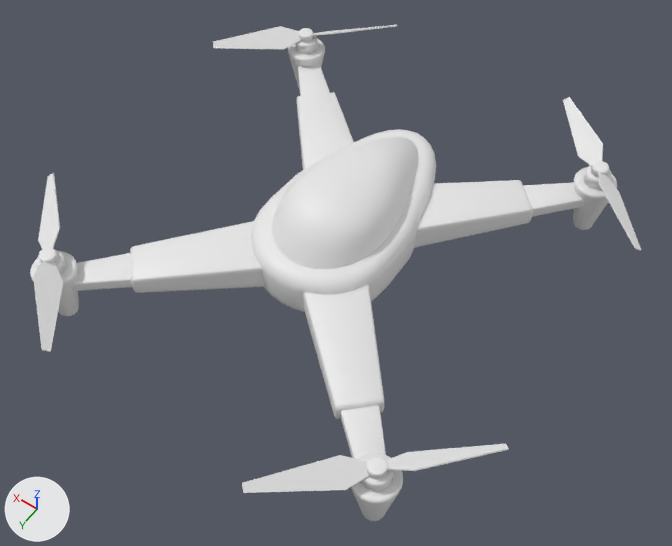
An edit to the Blender file experiments/models/worker_drone_updated_2021_06_15.blend, drawn before and after from the same camera.
Before and after are seen from a 50 mm camera at (-2.29, 3.09, 4.63) aimed at (-0.12, 0.05, -0.16). The axes (+X, +Y, +Z) are drawn at lower left. The lights are the same throughout.

Names of what the first picture shows: 'arm_front_left', 'arm_front_right', 'arm_rear_left', 'arm_rear_right', 'body', 'propeller_front_left', 'propeller_front_right', 'propeller_rear_left', 'propeller_rear_right'.
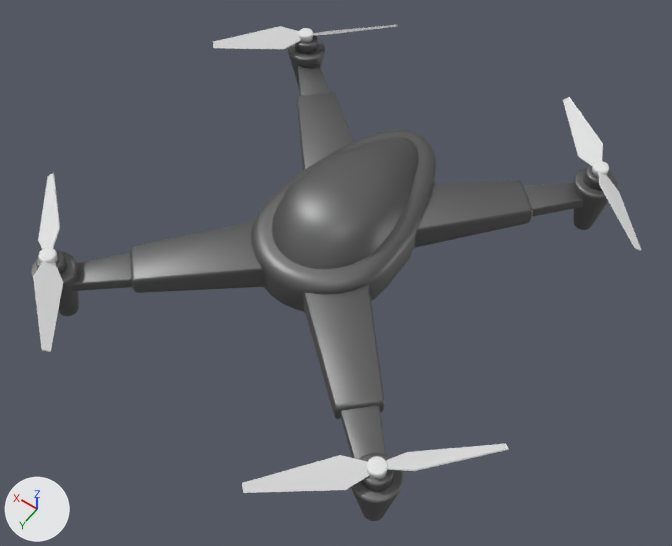
What differs and where, as boxes [x1, y1, x2, y2] in the pictures (672 x 546 px):
'body', recoloured (white to grey)
    both: [251, 129, 436, 312]
'arm_front_left', recoloured (white to grey)
    both: [303, 284, 403, 521]
'arm_front_right', recoloured (white to grey)
    both: [30, 221, 264, 316]
'arm_rear_left', recoloured (white to grey)
    both: [414, 166, 617, 248]
'arm_rear_right', recoloured (white to grey)
    both: [288, 35, 354, 170]

The change in detail:
Material 'Material.004' (mat_material_004) is new.
Its base color is (0.191, 0.191, 0.191) (grey #797979).
Its metallic is 0.848.
Material 'Material.001' (mat_material_001) is new.
Its base color is (0.191, 0.191, 0.191) (grey #797979).
Its metallic is 0.848.
Material 'Material.002' (mat_material_002) is new.
Its base color is (0.191, 0.191, 0.191) (grey #797979).
Its metallic is 0.848.
Material 'Material.003' (mat_material_003) is new.
Its base color is (0.191, 0.191, 0.191) (grey #797979).
Its metallic is 0.848.
Material 'Material' (mat_material) is new.
Its base color is (0.191, 0.191, 0.191) (grey #797979).
Its metallic is 0.848.
me_sphere has 705 vertices, 682 faces and spans x -0.47..0.47, y -1.11..0.47, z -0.17..0.43.
me_sphere now uses material mat_material (grey #797979).
me_cube has 816 vertices, 752 faces and spans x -0.766..0.437, y -0.437..0.766, z -0.326..0.202.
me_cube now uses material mat_material_003 (grey #797979).
me_cube_006 has 816 vertices, 752 faces and spans x -0.437..0.766, y -0.437..0.766, z -0.326..0.202.
me_cube_006 now uses material mat_material_002 (grey #797979).
me_cube_011 has 816 vertices, 752 faces and spans x -0.437..0.766, y -0.766..0.437, z -0.326..0.202.
me_cube_011 now uses material mat_material_001 (grey #797979).
me_cube_015 has 816 vertices, 752 faces and spans x -0.766..0.437, y -0.766..0.437, z -0.326..0.202.
me_cube_015 now uses material mat_material_004 (grey #797979).
